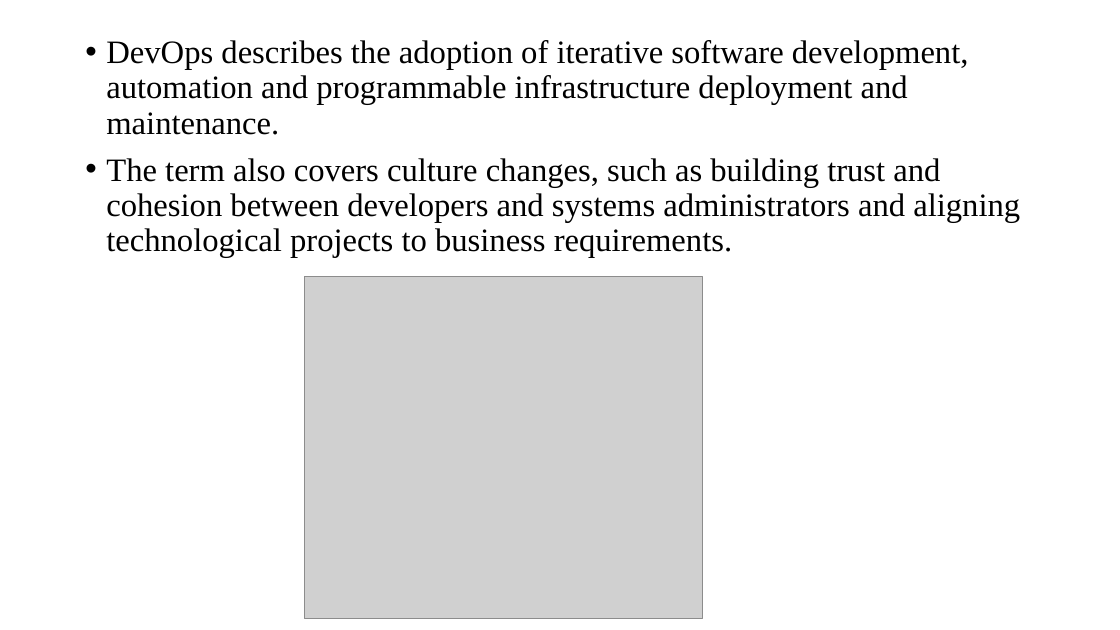
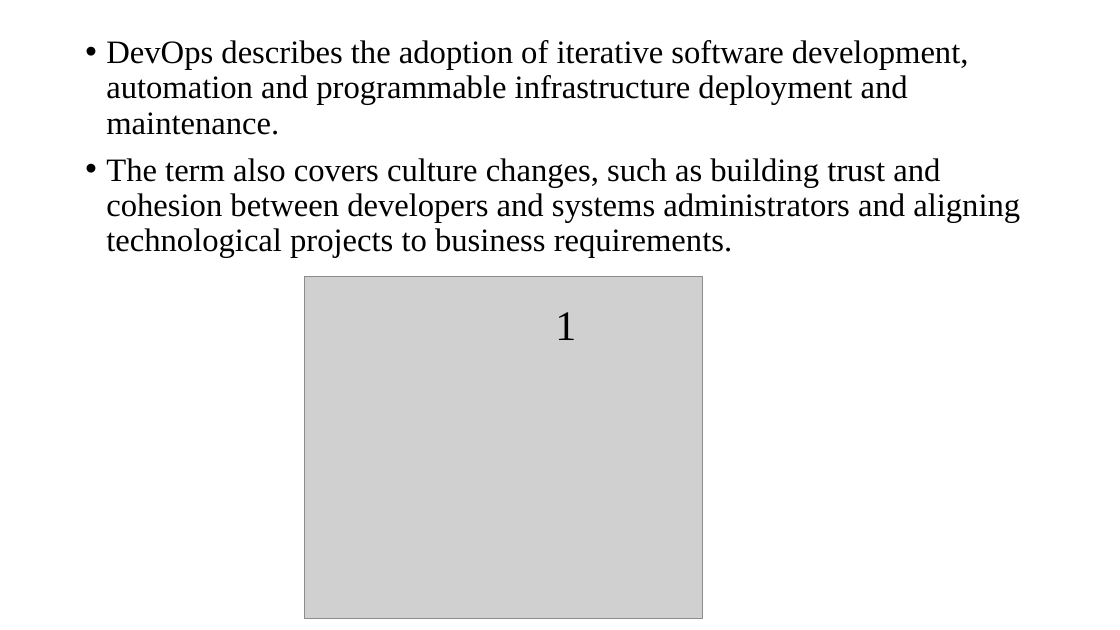
Before and after one commit to TechieeRishi/SEISAII-DevOps, a slide deck: slide 3 of Software Engineering ISA II DevOps - S19-412^0S19-205.pptx. Drawn at 1120x630 pixels with LibreOffice and Linux fonts; fonts in the diff are those of the drawing; grey boxes stand for pictures. Boxes give left, top, right and bottom in pixels: in the first picture for what was removed or moved away, otherwise in the second. Text is boxed around its words. In the diff, an @@ line names an element or a change of style, - is before the commit and + after.

```diff
--- a/Software Engineering ISA II DevOps - S19-412^0S19-205.pptx
+++ b/Software Engineering ISA II DevOps - S19-412^0S19-205.pptx
@@ text added at [555,312,576,340], 36 pt, text #000000 @@
+1
```
Also in this commit, not shown: 1 other slide changed.
